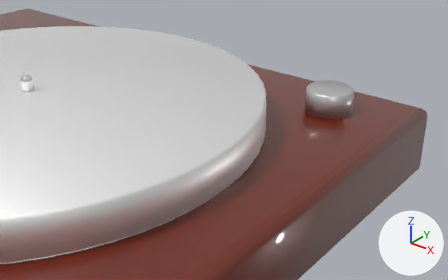
An edit to the glTF model src/assets/deck.glb, drawn before and after from the same camera.
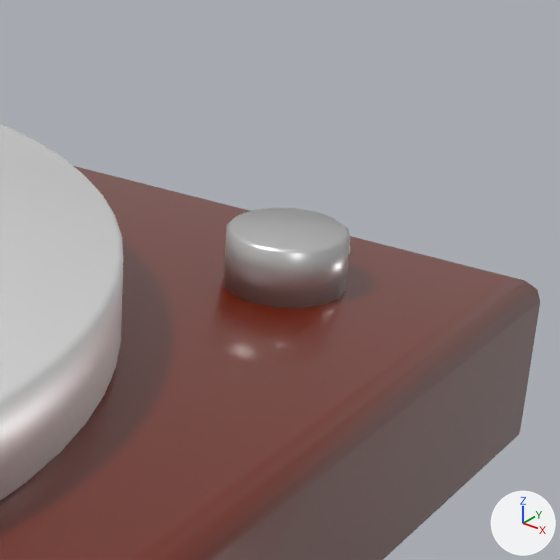
Old and new are each drawn from a 50 mm camera at (3.037, -1.952, 1.788) aimed at (0.82, 0.819, 0.07) and again close up on the part from 49% to 97% of the width and 0% to 77% of the height. The lights are fixed; the arrows at lower right show +X, +Y and +Z. Where no turn or scale is listed for an object, it has been applied to the vertices.

Names of what the first close-up shows: 'Deck', 'Platter', 'Switch'.
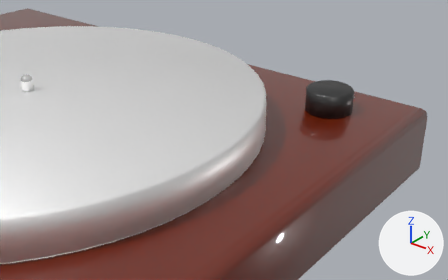
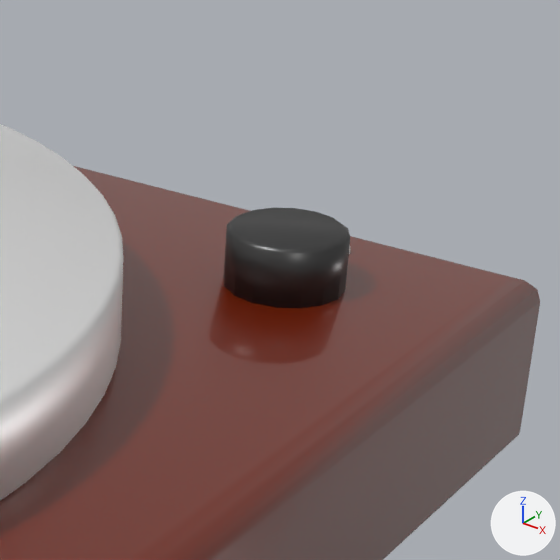
Changed parts and their boxes (x1, y1, x2, y2) in the close-ups (560 x 560 px):
'Switch', recoloured
    both: (223, 208, 350, 308)

Edits to the bpy script that builds the scene:
```text
Add mat_switch:
    mat_switch = principled_material('Switch')
    mat_switch.base_color = (0.0786, 0.0786, 0.0786)  # dark grey #4f4f4f
    mat_switch.metallic = 0.76
    mat_switch.roughness = 0.36
Change me_cylinder_017:
    where me_cylinder_017.from_pydata(...)  # 48 vertices, 92 faces; spans x -0.15..0.15, y -0.15..0.15, z -0.075..0.075
    remove me_cylinder_017.materials.append(mat_aluminium)  # light grey #cfcfcf
    add me_cylinder_017.materials.append(mat_switch)  # dark grey #4f4f4f
```
